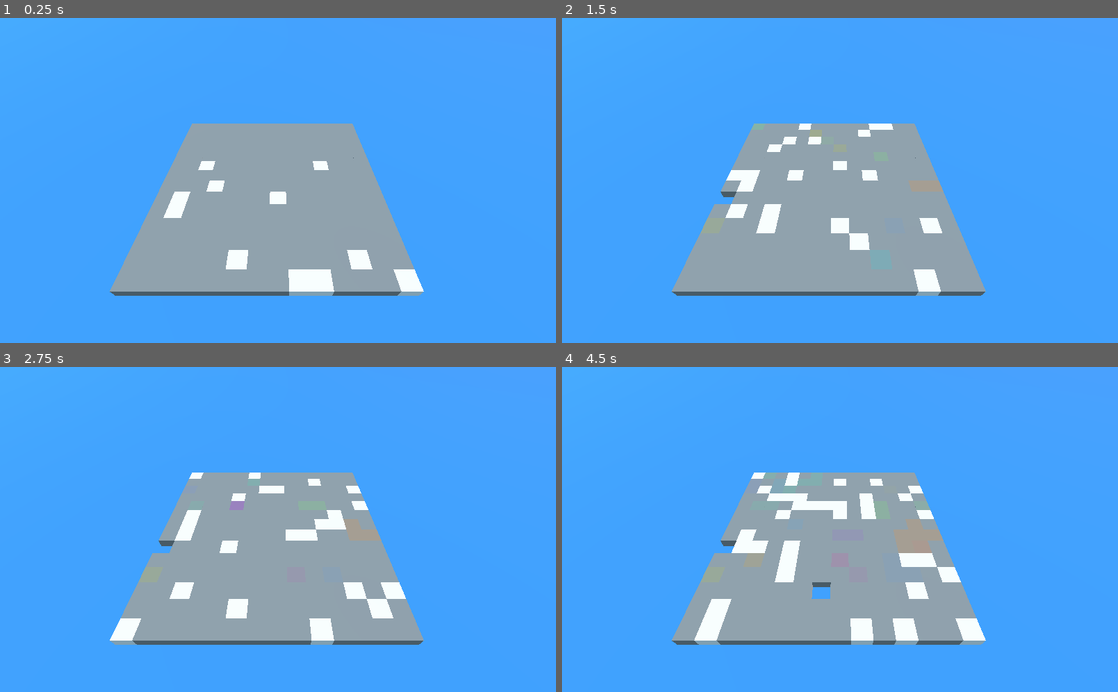
Above: before the commit, frames 1-4 (two rows, left to right).
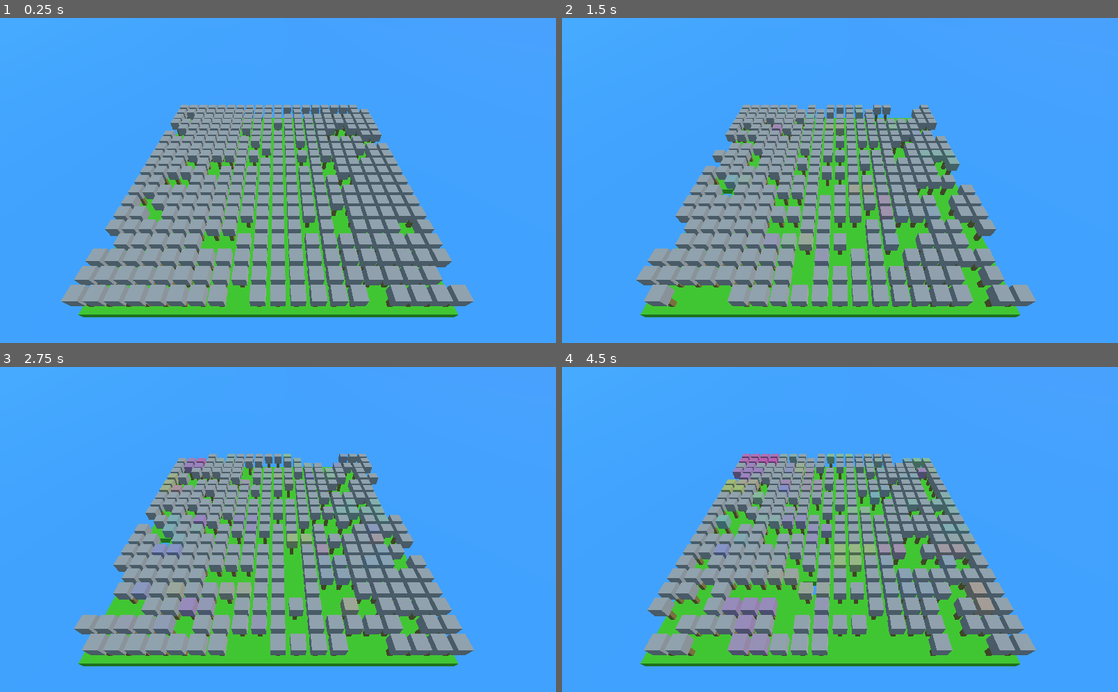
Above: after the commit, the same moments.

Repository: rmonthil-game-jams/scientific-game-jam-2021-team-amber
Game: Godot game, scene res://game/World.tscn
Two runs of this game, one before a commit and one after it. Both use one fixed random seed, a clock stepped at 60 frames per second and the inputs below.
Inputs (mouse positions are in pixels of both pictures, inside the frame that each line leads up to):
- Up to frame 1 (0.25 s): no input
- Up to frame 2 (1.5 s): move the mouse to (962, 164) at 0.52 s; click (962, 164) at 0.67 s; move the mouse to (728, 196) at 1.27 s; click (728, 196) at 1.42 s
- Up to frame 3 (2.75 s): move the mouse to (333, 458) at 2.02 s; click (333, 458) at 2.17 s
- Up to frame 4 (4.5 s): move the mouse to (812, 594) at 2.77 s; click (812, 594) at 2.92 s; move the mouse to (1006, 578) at 3.52 s; click (1006, 578) at 3.67 s; move the mouse to (673, 480) at 4.27 s; click (673, 480) at 4.42 s

The runs differ from the first frame. In frame 1, 24% of the frame differs, in the area x 10-86%, y 26-93%; in frame 2, 24%; in frame 3, 25%; in frame 4, 27%, in the area x 14-86%, y 26-93%.

Commit message:
diversity

Diff:
--- a/game/World.gd
+++ b/game/World.gd
@@ -1 +1,4 @@
 extends Spatial
+
+func _process(delta : float):
+	print($Simulation.get_diversity())
--- a/game/World.tscn
+++ b/game/World.tscn
@@ -13,7 +13,7 @@
 transform = Transform( 1, 0, 0, 0, 0.707107, 0.707107, 0, -0.707107, 0.707107, 0, 0, 0 )
 
 [node name="Camera" type="Camera" parent="Pivot"]
-transform = Transform( 1, 0, 0, 0, 1, 0, 0, 0, 1, 0, 0, 16 )
+transform = Transform( 1, 0, 0, 0, 1, 0, 0, 0, 1, 0, 0, 20 )
 
 [node name="Selecter" parent="Pivot/Camera" instance=ExtResource( 3 )]
 
--- a/modules/simulation/Simulation.gd
+++ b/modules/simulation/Simulation.gd
@@ -1,9 +1,9 @@
 extends Spatial
 
-func preswap_cell(i, j):
+func preswap_cell(i, j) -> void:
 	pass
 
-func swap_cell(i, j):
+func swap_cell(i, j) -> void:
 	if $SimulationCore.state[i][j]["type"] == "water":
 		$SimulationCore.state[i][j]["type"] = "land"
 		$SimulationCore.state[i][j]["biome"] = "temperate"
@@ -14,6 +14,9 @@
 			$SimulationCore.state[i][j].erase("species")
 	$SimulationVisual.cells[i][j].state = $SimulationCore.state[i][j]
 
+func get_diversity() -> float:
+	return $SimulationCore.get_diversity()
+
 # internal
 
 func _ready():
--- a/modules/simulation/SimulationCore.gd
+++ b/modules/simulation/SimulationCore.gd
@@ -2,10 +2,10 @@
 
 signal step(state)
 
-const WIDTH : int = 14
-const HEIGHT : int = 14
+const WIDTH : int = 20
+const HEIGHT : int = 20
 
-const GLOBAL_PROBABILITY_OF_DEATH : float = 0.05
+const GLOBAL_PROBABILITY_OF_DEATH : float = 0.1
 const GLOBAL_PROBABILITY_OF_REPLICATION : float = 0.5
 const GLOBAL_PROBABILITY_OF_MUTATION : float = 0.1
 
@@ -34,6 +34,39 @@
 		for j in range(height):
 			matrix[i].append({"type":"tree", "species":Vector3(1.0, 1.0, 1.0).normalized(), "biome":"temperate"})
 	return matrix
+
+func get_diversity() -> float:
+	# average
+	var n_trees : int = 0
+	var average : Array = [0.0, 0.0, 0.0]
+	for i in range(WIDTH):
+		for j in range(HEIGHT):
+			if state[i][j]["type"] == "tree":
+				for k in range(3):
+					average[k] += state[i][j]["species"][k]
+				n_trees += 1
+	if n_trees > 0:
+		for k in range(3):
+			average[k] /= n_trees
+		# deviation
+		var variance : Array = [0.0, 0.0, 0.0, 0.0, 0.0, 0.0, 0.0, 0.0, 0.0]
+		for i in range(WIDTH):
+			for j in range(HEIGHT):
+				if state[i][j]["type"] == "tree":
+					for ki in range(3):
+						for kj in range(3):
+							variance[ki + 3 * kj] += (state[i][j]["species"][ki] - average[ki]) * (state[i][j]["species"][kj] - average[kj])
+		var deviation : Array = [0.0, 0.0, 0.0, 0.0, 0.0, 0.0, 0.0, 0.0, 0.0]
+		for k in range(9):
+			variance[k] = variance[k] / n_trees
+			deviation[k] = sqrt(abs(variance[k]))
+		# diversity
+		var diversity : float = 0.0
+		for k in range(0, 9):
+			diversity += deviation[k]
+		return diversity / 9
+	else:
+		return 0.0
 
 # process
 
--- a/modules/simulation/SimulationVisualCell.gd
+++ b/modules/simulation/SimulationVisualCell.gd
@@ -10,13 +10,15 @@
 func _set_state(val : Dictionary):
 	if val and is_inside_tree():
 		if val["type"] == "water":
-			$MeshInstance.hide()
+			$Land.hide()
+			$Tree.hide()
 		elif val["type"] == "land":
-			$MeshInstance.show()
-			$MeshInstance.material_override.albedo_color = Color.white
+			$Land.show()
+			$Tree.hide()
 		elif val["type"] == "tree":
-			$MeshInstance.show()
-			$MeshInstance.material_override.albedo_color = Color(val["species"].x, val["species"].y, val["species"].z)
+			$Land.show()
+			$Tree.show()
+			$Tree/Folliage.material_override.albedo_color = Color(val["species"].x, val["species"].y, val["species"].z)
 	state = val
 
 func _enter_tree():
--- a/modules/simulation/SimulationVisualCell.tscn
+++ b/modules/simulation/SimulationVisualCell.tscn
@@ -1,12 +1,29 @@
-[gd_scene load_steps=5 format=2]
+[gd_scene load_steps=9 format=2]
 
 [ext_resource path="res://modules/simulation/SimulationVisualCell.gd" type="Script" id=1]
 
 [sub_resource type="SpatialMaterial" id=1]
 resource_local_to_scene = true
+albedo_color = Color( 0.247059, 0.709804, 0.133333, 1 )
 
 [sub_resource type="CubeMesh" id=2]
+resource_local_to_scene = true
 size = Vector3( 1, 1, 1 )
+
+[sub_resource type="SpatialMaterial" id=4]
+resource_local_to_scene = true
+
+[sub_resource type="CubeMesh" id=5]
+resource_local_to_scene = true
+size = Vector3( 0.75, 0.75, 0.75 )
+
+[sub_resource type="SpatialMaterial" id=7]
+resource_local_to_scene = true
+albedo_color = Color( 0.509804, 0.435294, 0.203922, 1 )
+
+[sub_resource type="CubeMesh" id=6]
+resource_local_to_scene = true
+size = Vector3( 0.25, 1, 0.25 )
 
 [sub_resource type="BoxShape" id=3]
 extents = Vector3( 0.5, 0.5, 0.5 )
@@ -14,9 +31,23 @@
 [node name="SimulationVisualCell" type="Spatial"]
 script = ExtResource( 1 )
 
-[node name="MeshInstance" type="MeshInstance" parent="."]
+[node name="Land" type="MeshInstance" parent="."]
 material_override = SubResource( 1 )
 mesh = SubResource( 2 )
+material/0 = null
+
+[node name="Tree" type="Spatial" parent="."]
+
+[node name="Folliage" type="MeshInstance" parent="Tree"]
+transform = Transform( 1, 0, 0, 0, 1, 0, 0, 0, 1, 0, 1.85, 0 )
+material_override = SubResource( 4 )
+mesh = SubResource( 5 )
+material/0 = null
+
+[node name="Trunk" type="MeshInstance" parent="Tree"]
+transform = Transform( 1, 0, 0, 0, 1, 0, 0, 0, 1, 0, 1, 0 )
+material_override = SubResource( 7 )
+mesh = SubResource( 6 )
 material/0 = null
 
 [node name="Area" type="Area" parent="."]
